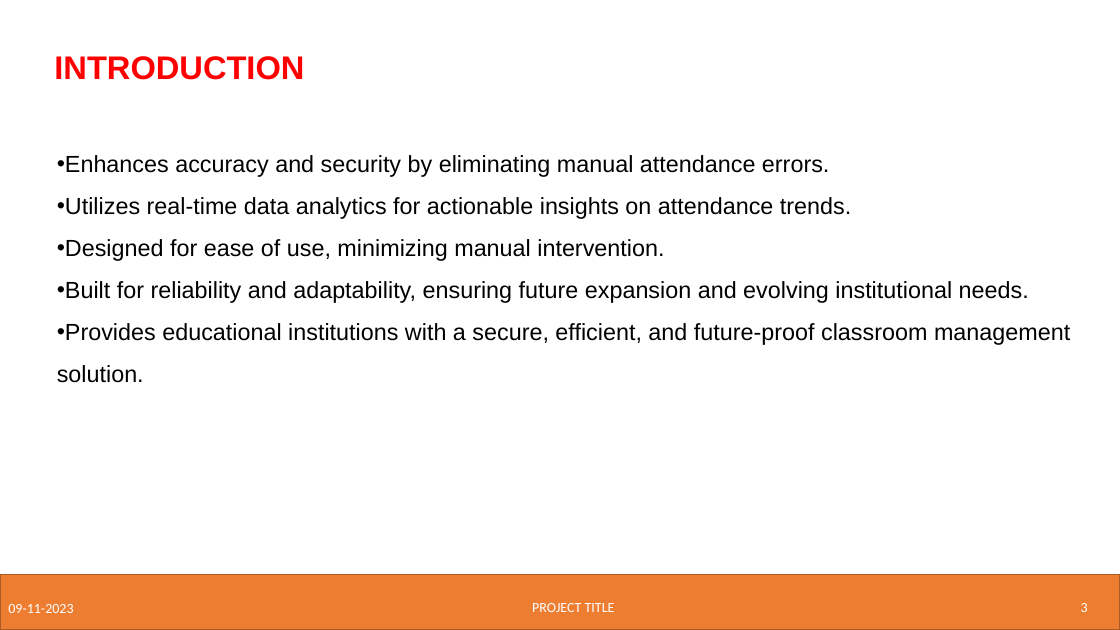
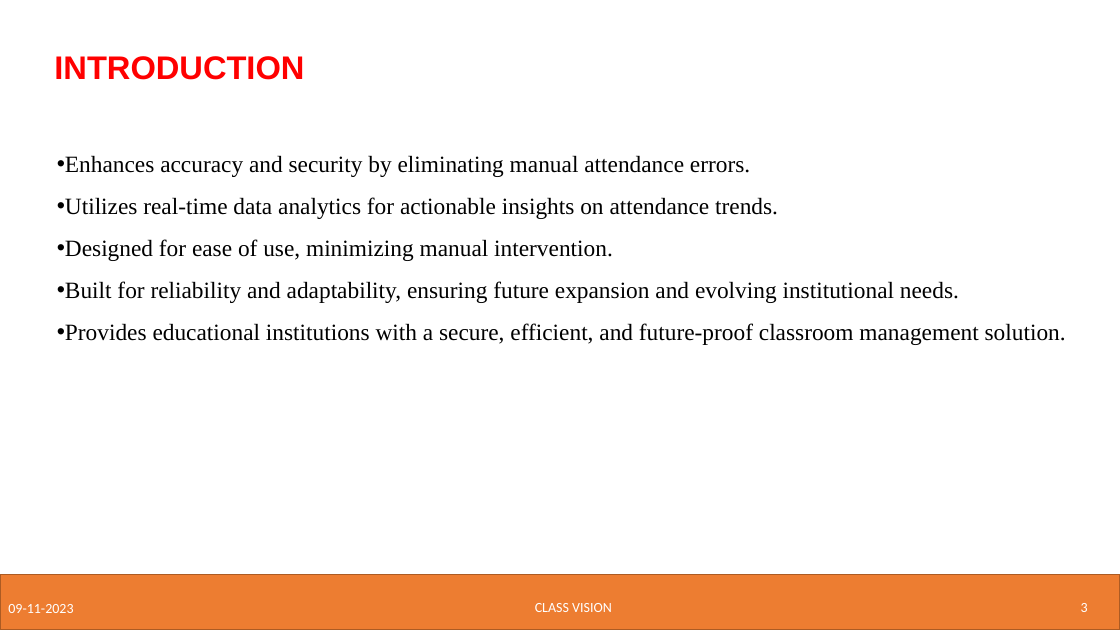
Before and after one commit to AdityaManojA/Class-Vision, a slide deck: slide 3 of Research Related/Phase 1 Project ppt.pptx. Drawn at 1120x630 pixels with LibreOffice and Linux fonts; fonts in the diff are those of the drawing; background and template pictures are left out. Boxes give left, top, right and bottom in pixels: in the first picture for what was removed or moved away, otherwise in the second. Text is boxed around its words. In the diff, an @@ line names an element or a change of style, - is before the commit and + after.

```diff
--- a/Research Related/Phase 1 Project ppt.pptx
+++ b/Research Related/Phase 1 Project ppt.pptx
@@ text "Enhances accuracy and security by ..." at (x1=65, y1=155, x2=1066, y2=345): font Arial to Times New Roman; alignment left to justified @@
@@ text at (x1=535, y1=603, x2=612, y2=612): text changed @@
-PROJECT TITLE
+CLASS VISION
```
Also in this commit, not shown: 16 other slides changed, 3 slides added, 2 slides removed.
